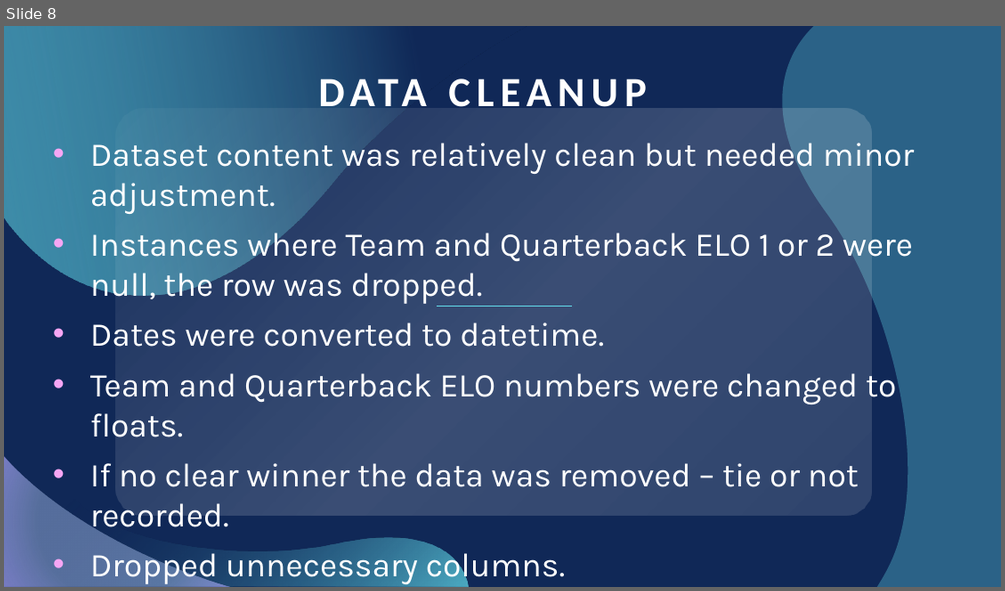
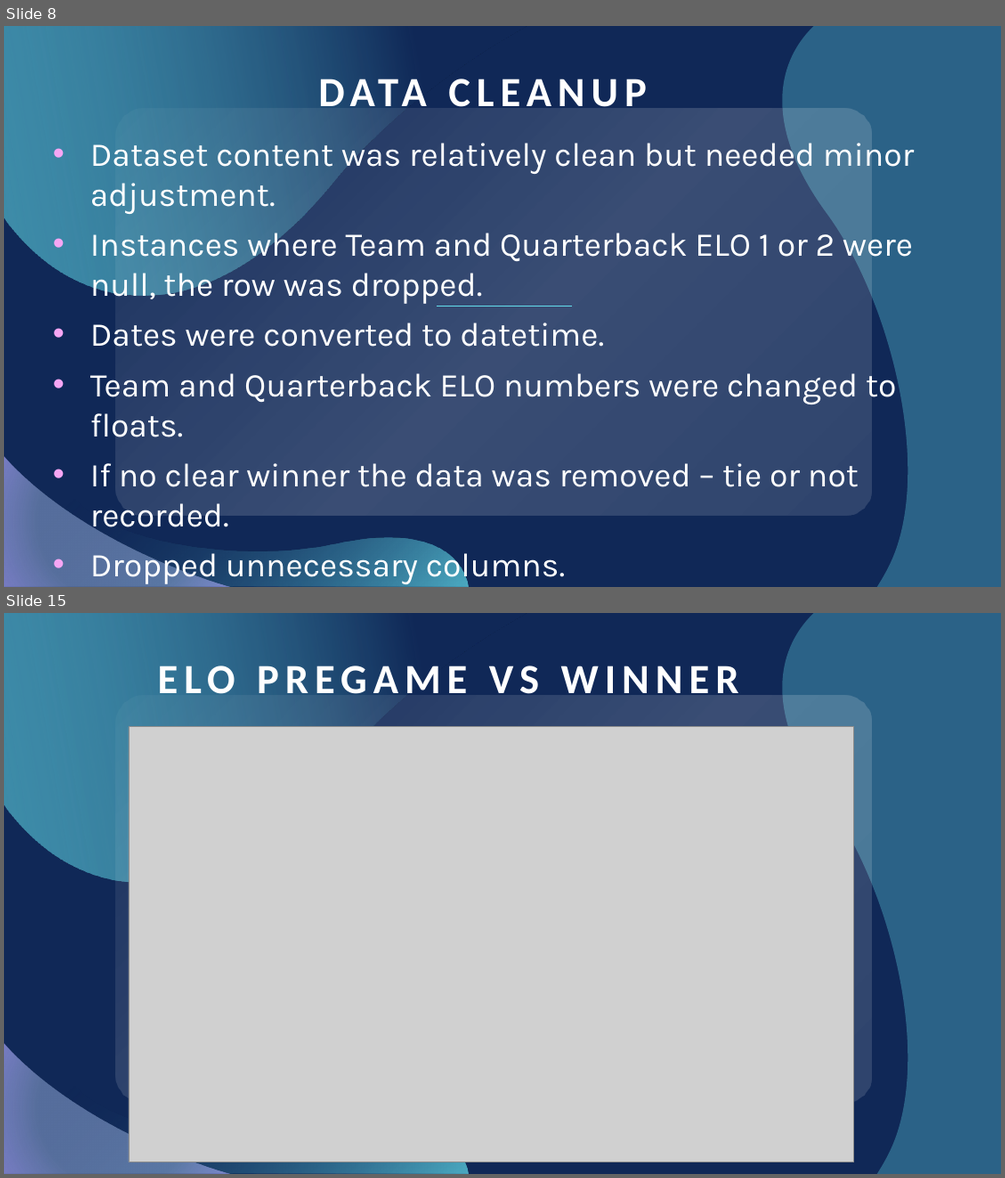
Before and after one commit to itsakcode/healthcare_project, a slide deck: Project_2_Presentation.pptx. Shown one above the other, each under a label of ours: slide 8 before the commit, slides 8 and 15 after it; the slides between them are not shown. The pictures are 1005x591 and 1005x1178 pixels, drawn with LibreOffice and Linux fonts; fonts in the diff are those of the drawing; grey boxes stand for pictures. Boxes give left, top, right and bottom in pixels: in the first picture for what was removed or moved away, otherwise in the second. Text is boxed around its words. In the diff, an @@ line names an element or a change of style, - is before the commit and + after.

```diff
--- a/Project_2_Presentation.pptx
+++ b/Project_2_Presentation.pptx
@@ slide 15 added at box(4, 613, 1001, 1174), background #102857; not listed: 5 template elements that a slide beside it also shows @@
@@ title added at box(158, 658, 739, 704), 40 pt, text #FFFFFF, bold @@
+ELO PREGAME VS WINNER
@@ picture added at box(129, 727, 854, 1162) @@
```
Also in this commit, not shown: 7 slides changed, 16 other slides added, 5 slides removed.
